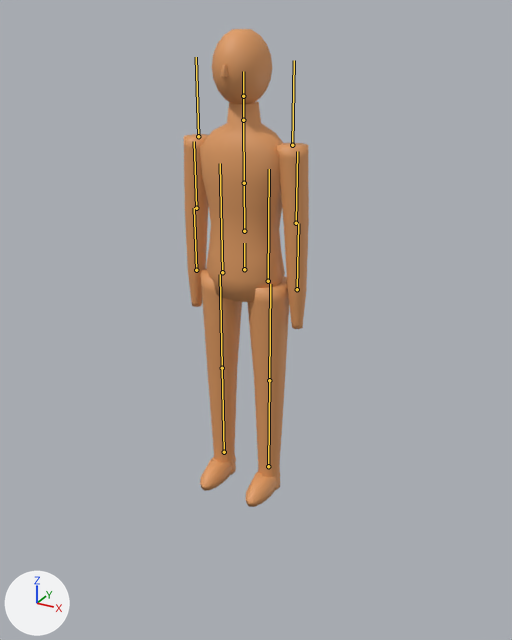
Before and after pictures for a commit that changed the glTF model assets/models/mannequin/mannequin.glb.
Before and after are seen from a 50 mm camera at (1.26, -2.21, 1.86) aimed at (0.08, -0.07, 0.78). Lighting does not change. The marker at lower left points along +X, +Y and +Z. The older version comes first. The bones that bend it are drawn over the model as lines.

Objects in the first picture: 'Mannequin'.
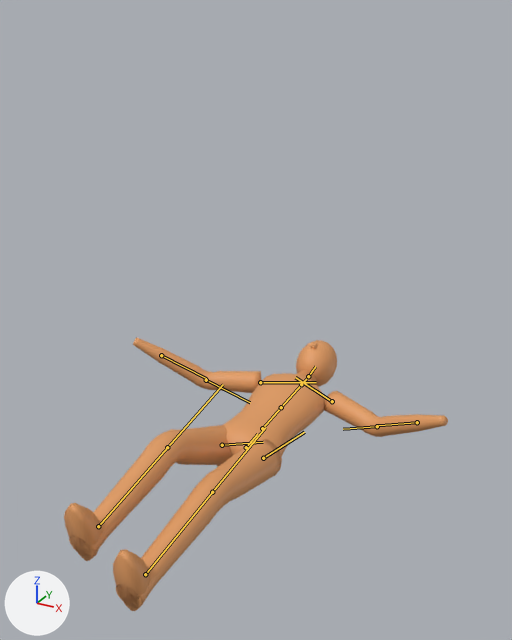
The newer file adds an action. The first version stands in its rest pose; the second is drawn at frame 9 of the action 'knockdown'.

Location of each change, [x1, y1, x2, y2] in pixels of the pictures (512 x 640 px):
'Mannequin', posed (206% wider, 43% shorter): before [184, 29, 309, 507]; after [64, 337, 448, 611]
bone 'Hips', root to tip: before (244, 269) to (244, 243); after (246, 447) to (257, 434)
bone 'Head', root to tip: before (243, 96) to (243, 71); after (308, 376) to (315, 366)
bone 'LeftArm', root to tip: before (292, 145) to (294, 60); after (332, 401) to (295, 377)
bone 'LeftForeArm', root to tip: before (296, 223) to (297, 151); after (377, 426) to (343, 429)
bone 'RightArm', root to tip: before (198, 136) to (196, 57); after (260, 382) to (316, 382)
bone 'RightForeArm', root to tip: before (196, 208) to (194, 141); after (206, 380) to (250, 402)
bone 'LeftUpLeg', root to tip: before (268, 281) to (269, 169); after (263, 458) to (304, 432)
bone 'LeftLeg', root to tip: before (269, 380) to (270, 284); after (212, 492) to (265, 427)
bone 'RightUpLeg', root to tip: before (222, 272) to (220, 163); after (222, 445) to (263, 442)
bone 'RightLeg', root to tip: before (222, 368) to (220, 274); after (167, 447) to (223, 384)

The change in detail:
Bone 'Hips' (bone_hips) moves from (0.0, 0.0, 0.0) to (0.0, -0.8, 0.0).
Bone 'Hips' (bone_hips) turns from (0, 0, 0) to (-86, 0, 0) degrees about its own x, y and z.
Bone 'Head' (bone_head) turns from (0, 0, 0) to (10, 0, 0) degrees about its own x, y and z.
Bone 'LeftArm' (bone_leftarm) turns from (0, 0, 0) to (0, 0, 65) degrees about its own x, y and z.
Bone 'LeftForeArm' (bone_leftforearm) turns from (0, 0, 0) to (-32, 0, 0) degrees about its own x, y and z.
Bone 'RightArm' (bone_rightarm) turns from (0, 0, 0) to (0, 0, -65) degrees about its own x, y and z.
Bone 'RightForeArm' (bone_rightforearm) turns from (0, 0, 0) to (-32, 0, 0) degrees about its own x, y and z.
Bone 'LeftUpLeg' (bone_leftupleg) turns from (0, 0, 0) to (-18, 0, 0) degrees about its own x, y and z.
Bone 'LeftLeg' (bone_leftleg) turns from (0, 0, 0) to (21, 0, 0) degrees about its own x, y and z.
Bone 'RightUpLeg' (bone_rightupleg) turns from (0, 0, 0) to (-32, 0, 0) degrees about its own x, y and z.
Bone 'RightLeg' (bone_rightleg) turns from (0, 0, 0) to (39, 0, 0) degrees about its own x, y and z.
